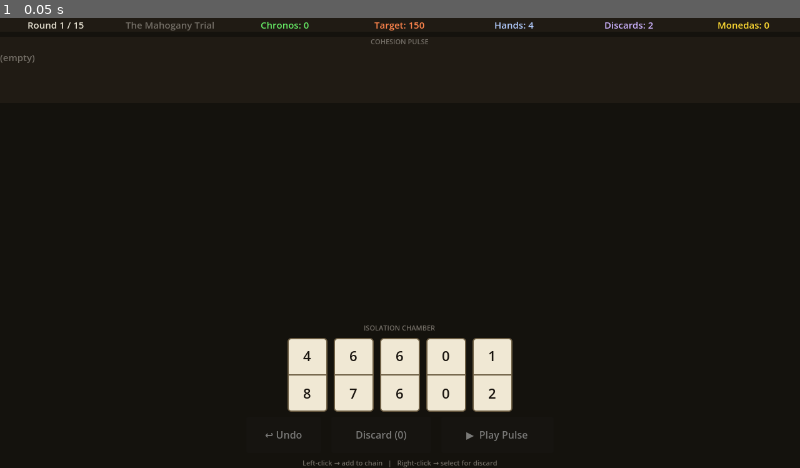
Above: before the commit, frame 1.
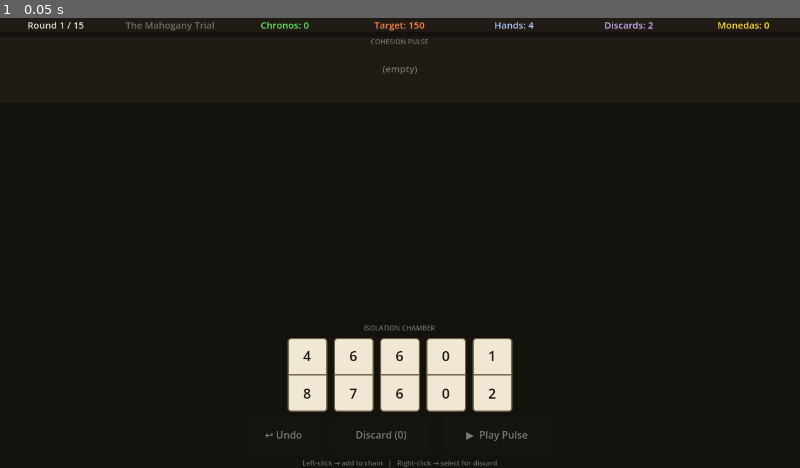
Above: after the commit, the same moment.

Repository: miguelgdoval/domination-godot
Game: Godot game, scene res://scenes/main.tscn
Two runs of this game, one before a commit and one after it. Both use one fixed random seed, a clock stepped at 60 frames per second and the inputs below.
Inputs:
- Up to frame 1 (0.05 s): no input

The runs differ from the first frame. In frame 1, less than 0.1% of the frame differs, in the area x 0-53%, y 8-13%.

Commit message:
Centre chain tiles horizontally in the table area
Removed ScrollContainer wrapper — 5 tiles fit comfortably without scrolling.
Set SIZE_EXPAND_FILL on the HBoxContainer so it spans the full panel width,
making ALIGNMENT_CENTER actually centre the tiles rather than left-align them.

Co-Authored-By: Claude Sonnet 4.6 <noreply@anthropic.com>

Diff:
--- a/scenes/main.gd
+++ b/scenes/main.gd
@@ -457,17 +457,12 @@
 	title.horizontal_alignment = HORIZONTAL_ALIGNMENT_CENTER
 	vbox.add_child(title)
 
-	# Scrollable container so long chains don't overflow
-	var scroll := ScrollContainer.new()
-	scroll.custom_minimum_size = Vector2(0, 58)
-	scroll.horizontal_scroll_mode = ScrollContainer.SCROLL_MODE_AUTO
-	scroll.vertical_scroll_mode   = ScrollContainer.SCROLL_MODE_DISABLED
-	vbox.add_child(scroll)
-
 	_chain_container = HBoxContainer.new()
 	_chain_container.alignment = BoxContainer.ALIGNMENT_CENTER
+	_chain_container.size_flags_horizontal = Control.SIZE_EXPAND_FILL
 	_chain_container.add_theme_constant_override("separation", 6)
-	scroll.add_child(_chain_container)
+	_chain_container.custom_minimum_size = Vector2(0, 58)
+	vbox.add_child(_chain_container)
 
 	_lbl_preview = _make_label("", C_PREVIEW, 14)
 	_lbl_preview.horizontal_alignment = HORIZONTAL_ALIGNMENT_CENTER
